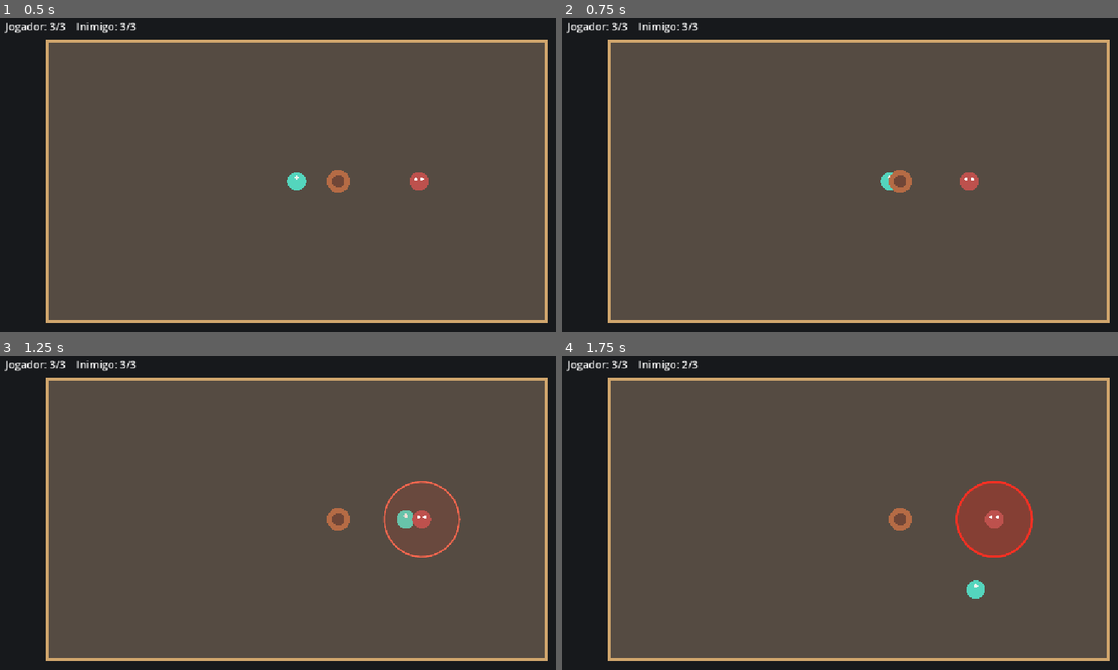
Above: before the commit, frames 1-4 (two rows, left to right).
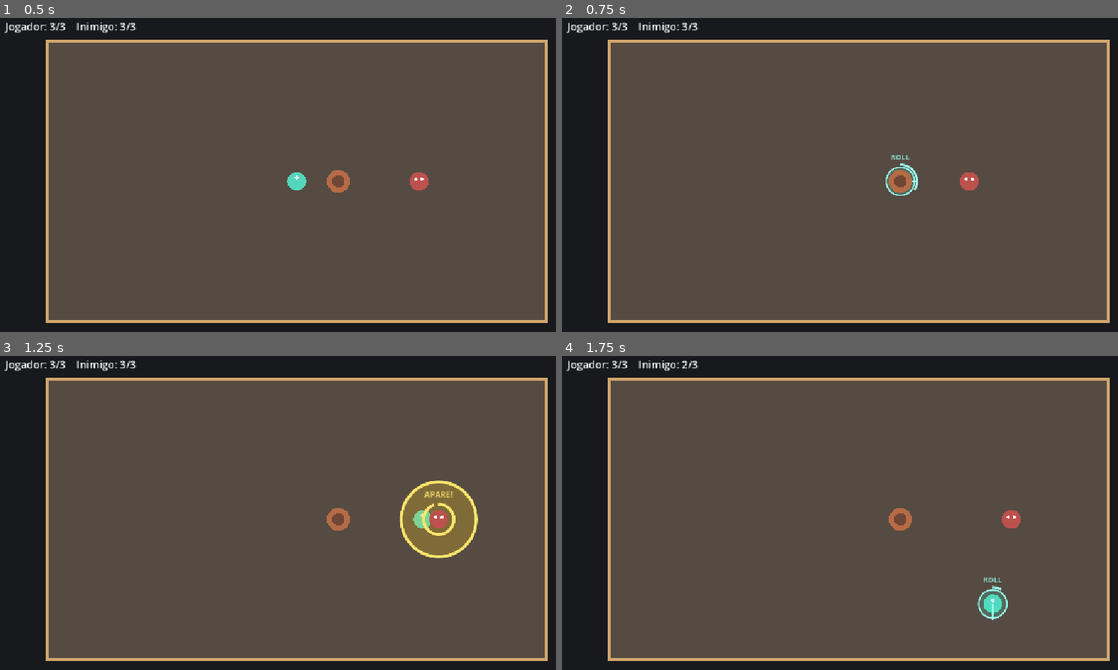
Above: after the commit, the same moments.

Repository: crawzler/Ludus
Game: Godot game, scene res://scenes/arena.tscn
The game is run twice, just before and just after one commit, with the same random seed, the same clock (stepped at 60 frames per second) and the same inputs.
Inputs (mouse positions are in pixels of both pictures, inside the frame that each line leads up to):
- Up to frame 1 (0.5 s): no input
- Up to frame 2 (0.75 s): tap Enter at 0.5 s; move the mouse to (990, 165) at 0.52 s; hold D (move_right) from 0.53 s (still down); tap Space (dodge, bound only after the commit) at 0.6 s
- Up to frame 3 (1.25 s): keep holding D (move_right)
- Up to frame 4 (1.75 s): move the mouse to (739, 534) at 1.27 s; release D (move_right) at 1.28 s; hold S (move_down) from 1.28 s (still down); click (739, 534) at 1.35 s; tap Space (dodge, bound only after the commit) at 1.55 s

Frame 1 is identical in both runs. In frame 2, 0.3% of the frame differs, in the area x 57-65%, y 43-57%; in frame 3, 2.9%; in frame 4, 3.3%, in the area x 70-85%, y 39-85%.

Commit message:
feat: add directional dodge
Co-authored-by: Copilot <223556219+Copilot@users.noreply.github.com>

Diff:
--- a/project.godot
+++ b/project.godot
@@ -58,6 +58,12 @@
 "events": [Object(InputEventMouseButton,"resource_local_to_scene":false,"resource_name":"","device":-1,"window_id":0,"a …(252 unchanged characters)…
 }
 
+dodge={
+"deadzone": 0.2,
+"events": [Object(InputEventKey,"resource_local_to_scene":false,"resource_name":"","device":-1,"window_id":0,"alt_pressed":false,"shift_pressed":false,"ctrl_pressed":false,"meta_pressed":false,"pressed":false,"keycode":0,"physical_keycode":32,"key_label":0,"unicode":0,"location":0,"echo":false,"script":null)
+]
+}
+
 [physics]
 
 3d/physics_engine="Jolt Physics"
--- a/scripts/player.gd
+++ b/scripts/player.gd
@@ -9,15 +9,24 @@
 const ATTACK_FEEDBACK_DURATION: float = 0.12
 const BLOCK_FEEDBACK_DURATION: float = 0.2
 const PARRY_FEEDBACK_DURATION: float = 0.45
+const DODGE_DURATION: float = 0.2
+const DODGE_SPEED_MULTIPLIER: float = 1.5
+const DODGE_COOLDOWN: float = 0.6
 const MAX_HEALTH: int = 3
 const HIT_FLASH_DURATION: float = 0.12
 const HIT_COLOR: Color = Color("#fff2a6")
 const BLOCK_COLOR: Color = Color("#75d8ff")
 const PARRY_COLOR: Color = Color("#ffe66d")
+const DODGE_COLOR: Color = Color("#9bfff0")
 
 var attack_feedback_remaining: float = 0.0
 var block_feedback_remaining: float = 0.0
 var parry_feedback_remaining: float = 0.0
+var dodge_time_remaining: float = 0.0
+var dodge_cooldown_remaining: float = 0.0
+var last_valid_move_direction: Vector2 = Vector2.DOWN
+var dodge_direction: Vector2 = Vector2.DOWN
+var dodge_active: bool = false
 var block_held: bool = false
 var health: int = MAX_HEALTH
 var combat_finished: bool = false
@@ -35,10 +44,32 @@
 		"move_up",
 		"move_down"
 	)
-	velocity = move_direction * MOVE_SPEED
+	dodge_cooldown_remaining = maxf(dodge_cooldown_remaining - _delta, 0.0)
+	if not dodge_active and move_direction != Vector2.ZERO:
+		last_valid_move_direction = move_direction.normalized()
+	if Input.is_action_just_pressed("dodge") and not dodge_active and dodge_cooldown_remaining <= 0.0:
+		_start_dodge(move_direction)
+
+	if dodge_active:
+		velocity = dodge_direction * MOVE_SPEED * DODGE_SPEED_MULTIPLIER
+	else:
+		velocity = move_direction * MOVE_SPEED
 	move_and_slide()
+	if dodge_active:
+		dodge_time_remaining = maxf(dodge_time_remaining - _delta, 0.0)
+		if dodge_time_remaining <= 0.0:
+			dodge_active = false
+		queue_redraw()
 	if Input.is_action_just_pressed("attack"):
 		_attack()
+
+
+func _start_dodge(move_direction: Vector2) -> void:
+	dodge_direction = move_direction.normalized() if move_direction != Vector2.ZERO else last_valid_move_direction
+	dodge_time_remaining = DODGE_DURATION
+	dodge_cooldown_remaining = DODGE_COOLDOWN
+	dodge_active = true
+	queue_redraw()
 
 
 func _process(delta: float) -> void:
@@ -75,7 +106,7 @@
 
 
 func take_damage(amount: int) -> void:
-	if combat_finished or health <= 0:
+	if combat_finished or health <= 0 or dodge_active:
 		return
 
 	health = maxi(health - amount, 0)
@@ -106,6 +137,7 @@
 func finish_combat() -> void:
 	combat_finished = true
 	block_held = false
+	dodge_active = false
 	velocity = Vector2.ZERO
 	set_physics_process(false)
 	queue_redraw()
@@ -163,3 +195,27 @@
 			16,
 			PARRY_COLOR
 		)
+	if dodge_active:
+		var dodge_progress: float = clampf(dodge_time_remaining / DODGE_DURATION, 0.0, 1.0)
+		draw_circle(Vector2.ZERO, 25.0, Color(0.25, 0.95, 0.82, 0.2))
+		draw_arc(Vector2.ZERO, 27.0, 0.0, TAU, 48, DODGE_COLOR, 3.0, true)
+		draw_arc(
+			Vector2.ZERO,
+			32.0,
+			-PI / 2.0,
+			-PI / 2.0 + TAU * dodge_progress,
+			32,
+			DODGE_COLOR,
+			4.0,
+			true
+		)
+		draw_line(Vector2.ZERO, dodge_direction * 31.0, DODGE_COLOR, 3.0, true)
+		draw_string(
+			ThemeDB.fallback_font,
+			Vector2(-30.0, -42.0),
+			"ROLL",
+			HORIZONTAL_ALIGNMENT_CENTER,
+			60.0,
+			14,
+			DODGE_COLOR
+		)
Not shown, changed: docs/DECISOES.md
Not shown, changed: docs/DIARIO_DE_DESENVOLVIMENTO.md
Not shown, changed: docs/ESTADO_ATUAL.md
Not shown, changed: docs/GUIA_DE_DESENVOLVIMENTO.md
